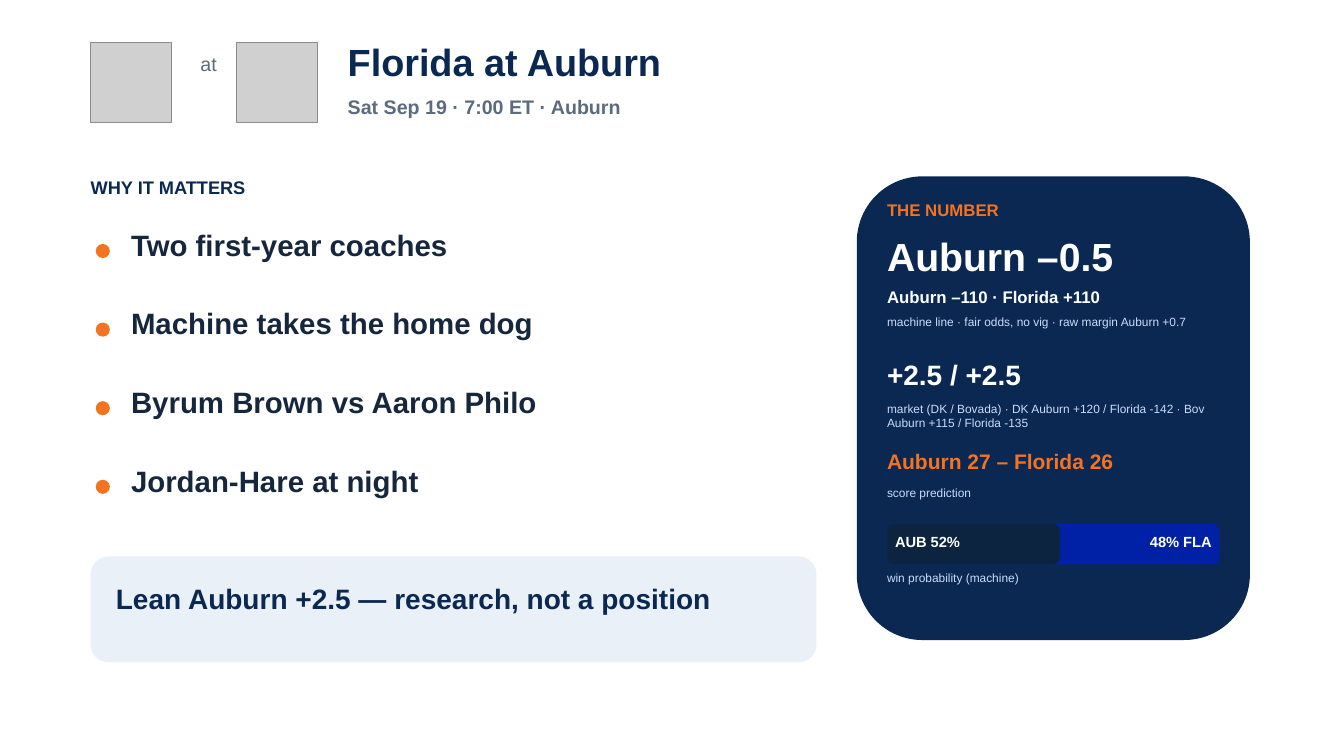
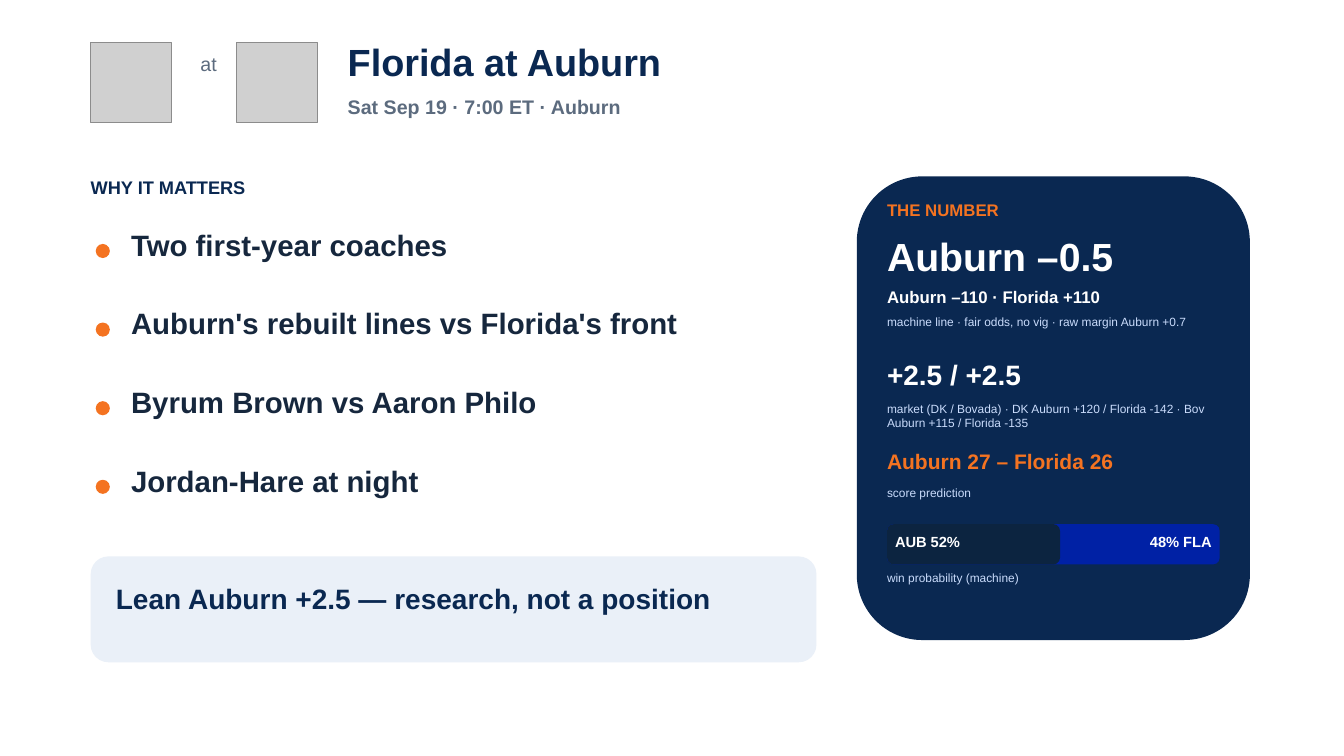
Before and after one commit to lucasalvarezflorida-lab/ncaa-fbs-analytics, a slide deck: slide 15 of decks/2026_Week3_Episode4.pptx. Drawn at 1344x756 pixels with LibreOffice and Linux fonts; fonts in the diff are those of the drawing; grey boxes stand for pictures. Boxes give left, top, right and bottom in pixels: in the first picture for what was removed or moved away, otherwise in the second. Text is boxed around its words. In the diff, an @@ line names an element or a change of style, - is before the commit and + after.

```diff
--- a/decks/2026_Week3_Episode4.pptx
+++ b/decks/2026_Week3_Episode4.pptx
@@ text at (x1=131, y1=312, x2=677, y2=335): text changed @@
-Machine takes the home dog
+Auburn's rebuilt lines vs Florida's front
```
Also in this commit, not shown: 3 other slides changed, 2 other files.
